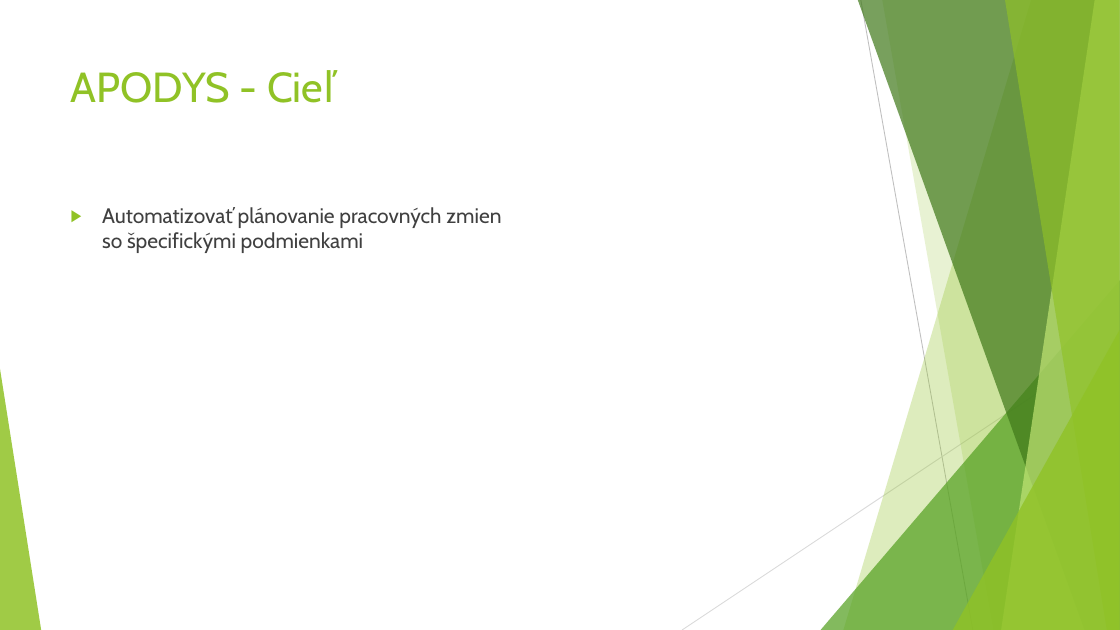
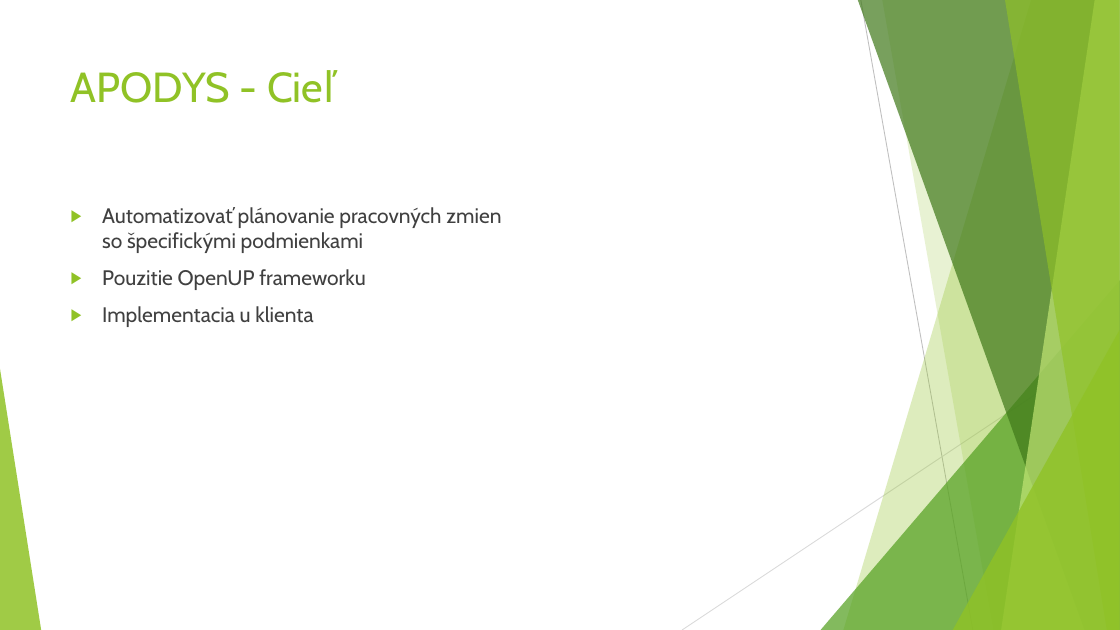
Before and after one commit to Flowy/Apodys, a slide deck: slide 2 of prezentacia/Automatické plánovanie pracovných zmien.pptx. Drawn at 1120x630 pixels with LibreOffice and Linux fonts; fonts in the diff are those of the drawing. Boxes give left, top, right and bottom in pixels: in the first picture for what was removed or moved away, otherwise in the second. Text is boxed around its words. In the diff, an @@ line names an element or a change of style, - is before the commit and + after.

```diff
--- a/prezentacia/Automatické plánovanie pracovných zmien.pptx
+++ b/prezentacia/Automatické plánovanie pracovných zmien.pptx
@@ text at (x1=102, y1=269, x2=366, y2=327): paragraphs added @@
+▶ Pouzitie OpenUP frameworku
+▶ Implementacia u klienta
```
Also in this commit, not shown: 2 other slides changed, 1 other file.
